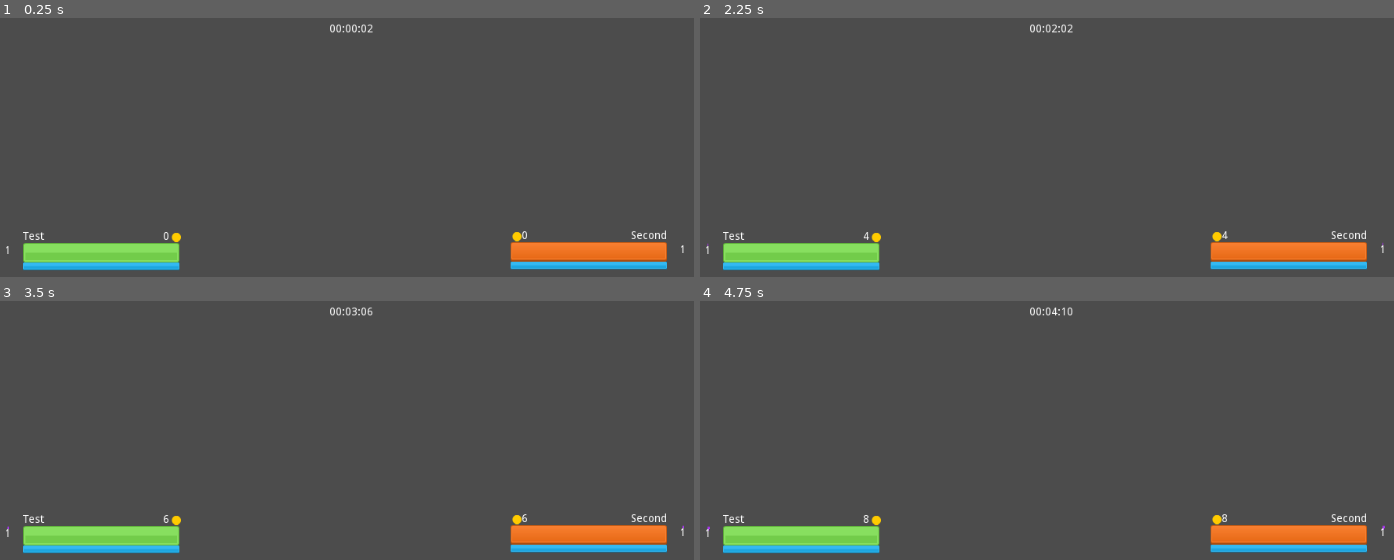
Above: before the commit, frames 1-4 (two rows, left to right).
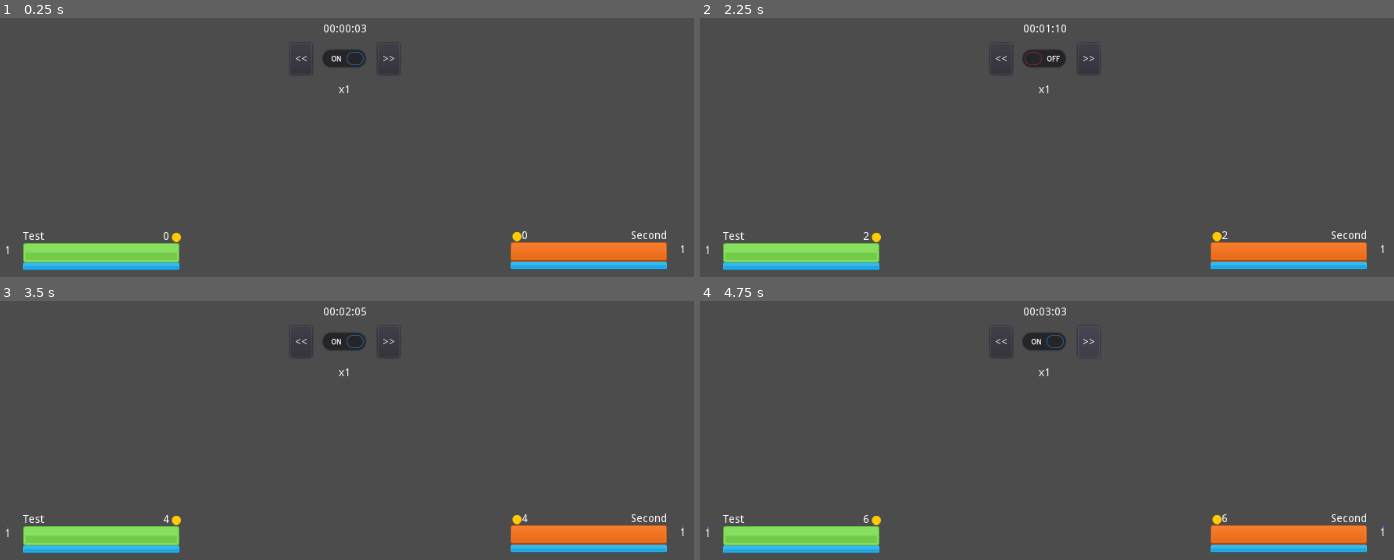
Above: after the commit, the same moments.

Repository: BliznyukNM/moba-manager
Game: Godot game, scene res://src/Match.tscn
Same seed, same stepped clock (60 frames per second), same inputs: the game is played once before the commit and once after it. The project has no main scene, so this scene is started directly.
Inputs (mouse positions are in pixels of both pictures, inside the frame that each line leads up to):
- Up to frame 1 (0.25 s): no input
- Up to frame 2 (2.25 s): click (998, 59) at 0.5 s, where only the run after the commit has a clickable "<<"; click (1088, 59) at 1.25 s, where only the run after the commit has a clickable ">>"; click (1047, 59) at 2.02 s
- Up to frame 3 (3.5 s): click (347, 342) at 2.77 s
- Up to frame 4 (4.75 s): click (998, 342) at 3.5 s, where only the run after the commit has a clickable "<<"; click (1088, 342) at 4.25 s, where only the run after the commit has a clickable ">>"

The runs differ from the first frame. In frame 1, 0.5% of the frame differs, in the area x 42-57%, y 2-29%; in frame 2, 0.6%; in frame 3, 0.6%, in the area x 1-99%, y 2-89%; in frame 4, 0.6%.

Commit message:
added time control to match UI

Diff:
--- a/moba-manager/src/Match.gd
+++ b/moba-manager/src/Match.gd
@@ -1,7 +1,4 @@
 extends Node
-
-
-export(float, EASE) var _time_multiplier: = 1.0
 
 
 # TODO: move to some kind of hero database
@@ -39,7 +36,7 @@
 
 
 func _physics_process(delta: float) -> void:
-	_update_cooldown += delta * time.updates_per_second * _time_multiplier
+	_update_cooldown += delta * time.get_updates_per_second()
 	var ticks_amount = int(_update_cooldown)
 
 	for _i in range(0, ticks_amount):
--- a/moba-manager/src/MatchUI.gd
+++ b/moba-manager/src/MatchUI.gd
@@ -1,29 +1,49 @@
 extends Node
 class_name MatchUI
 
-onready var time: = $"/root/Time"
+onready var _time: = $"/root/Time"
 
-onready var hero_uis: = {
+onready var _hero_uis: = {
 	Fraction.Radiant: preload("res://src/RadiantHeroUI.tscn"),
 	Fraction.Dire: preload("res://src/DireHeroUI.tscn")
 }
 
-onready var ui_roots: = {
+onready var _ui_roots: = {
 	Fraction.Radiant: $RadiantHeroes,
 	Fraction.Dire: $DireHeroes
 }
 
-onready var time_label: = $Time
+onready var _time_label: = $Time
+onready var _time_scale_label: = $TimeScale
+
+
+func _ready() -> void:
+	$Buttons/Play.connect("button_up", _time, "toggle_play")
+
+	$Buttons/Slower.connect("button_up", _time, "slow_down")
+	$Buttons/Slower.connect("button_up", self, "_time_scale_changed")
+
+	$Buttons/Faster.connect("button_up", _time, "speed_up")
+	$Buttons/Faster.connect("button_up", self, "_time_scale_changed")
+
+	_time_scale_changed()
 
 
 func add_hero(hero: Hero) -> void:
-	var hero_ui: HeroUI = hero_uis[hero.fraction].instance()
+	var hero_ui: HeroUI = _hero_uis[hero.fraction].instance()
 	hero_ui.init(hero)
-	ui_roots[hero.fraction].add_child(hero_ui)
+	_ui_roots[hero.fraction].add_child(hero_ui)
 
 
 func update() -> void:
-	for fraction in ui_roots:
-		for hero in ui_roots[fraction].get_children():
+	for fraction in _ui_roots:
+		for hero in _ui_roots[fraction].get_children():
 			hero.update()
-	time_label.text = str(time.get_passed_time())
+	_time_label.text = str(_time.get_passed_time())
+
+
+func _time_scale_changed() -> void:
+	if _time.time_multiplicator > 0:
+		_time_scale_label.text = "x%d" % _time.time_multiplicator
+	else:
+		_time_scale_label.text = "x1/%d" % -_time.time_multiplicator
--- a/moba-manager/src/MatchUI.tscn
+++ b/moba-manager/src/MatchUI.tscn
@@ -35,13 +35,59 @@
 [node name="Time" type="Label" parent="."]
 anchor_left = 0.5
 anchor_right = 0.5
-margin_left = -20.0
+margin_left = -40.0
 margin_top = 10.0
-margin_right = 20.0
-margin_bottom = 14.0
-text = "00:00"
+margin_right = 40.0
+margin_bottom = 24.0
+grow_horizontal = 2
+text = "000:00:00"
 align = 1
 valign = 1
 __meta__ = {
 "_edit_use_anchors_": false
 }
+
+[node name="Buttons" type="HBoxContainer" parent="."]
+anchor_left = 0.5
+anchor_right = 0.5
+margin_left = -20.0
+margin_top = 35.0
+margin_right = 20.0
+margin_bottom = 50.0
+grow_horizontal = 2
+__meta__ = {
+"_edit_use_anchors_": false
+}
+
+[node name="Slower" type="Button" parent="Buttons"]
+margin_right = 28.0
+margin_bottom = 40.0
+focus_mode = 0
+enabled_focus_mode = 0
+text = "<<"
+
+[node name="Play" type="CheckButton" parent="Buttons"]
+margin_left = 32.0
+margin_right = 108.0
+margin_bottom = 40.0
+focus_mode = 0
+pressed = true
+enabled_focus_mode = 0
+
+[node name="Faster" type="Button" parent="Buttons"]
+margin_left = 112.0
+margin_right = 140.0
+margin_bottom = 40.0
+focus_mode = 0
+enabled_focus_mode = 0
+text = ">>"
+
+[node name="TimeScale" type="Label" parent="."]
+anchor_left = 0.5
+anchor_right = 0.5
+margin_left = -29.0
+margin_top = 88.0
+margin_right = 29.0
+margin_bottom = 102.0
+text = "x1/64"
+align = 1
--- a/moba-manager/src/Time.gd
+++ b/moba-manager/src/Time.gd
@@ -1,10 +1,24 @@
 extends Node
 
 
-const updates_per_second: = 15
+const _updates_per_second: = 16
+const _max_multiply: = 64
 
 
 var _ticks_passed: int
+var _paused: bool
+
+var time_multiplicator: int = 1 setget , get_time_multiplicator # if < 0 -> slow down, if > 0 -> speed up
+func get_time_multiplicator() -> int:
+	return time_multiplicator
+
+
+func get_updates_per_second() -> int:
+	if _paused: return 0
+	if time_multiplicator < 0:
+		return _updates_per_second / -time_multiplicator
+	else:
+		return _updates_per_second * time_multiplicator
 
 
 func tick() -> void:
@@ -13,7 +27,25 @@
 
 func get_passed_time() -> String:
 	return "%02d:%02d:%02d" % [
-		_ticks_passed / (updates_per_second * 60),
-		(_ticks_passed / updates_per_second) % 60,
-		_ticks_passed % updates_per_second
+		_ticks_passed / (_updates_per_second * 60),
+		(_ticks_passed / _updates_per_second) % 60,
+		_ticks_passed % _updates_per_second
 	]
+
+
+func toggle_play() -> void:
+	_paused = not _paused
+
+
+func slow_down() -> void:
+	if time_multiplicator > 1: time_multiplicator /= 2
+	elif time_multiplicator == 1: time_multiplicator = -2
+	else: time_multiplicator *= 2
+	time_multiplicator = int(max(time_multiplicator, -_updates_per_second))
+
+
+func speed_up() -> void:
+	if time_multiplicator < -2: time_multiplicator /= 2
+	elif time_multiplicator == -2: time_multiplicator = 1
+	else: time_multiplicator *= 2
+	time_multiplicator = int(min(time_multiplicator, _max_multiply))
--- a/moba-manager/src/heroes/Hero.gd
+++ b/moba-manager/src/heroes/Hero.gd
@@ -94,9 +94,9 @@
 	return base_attack - randi() % (base_attack / 10)
 
 
-var _gold_gain_ability: = CooldownValue.new(15, true)
+var _gold_gain_ability: = CooldownValue.new(16, true)
 var _exp_gain_ability: = CooldownValue.new(22, true)
-var _attack_ability: = CooldownValue.new(15)
+var _attack_ability: = CooldownValue.new(16)
 
 
 func _ready() -> void:
